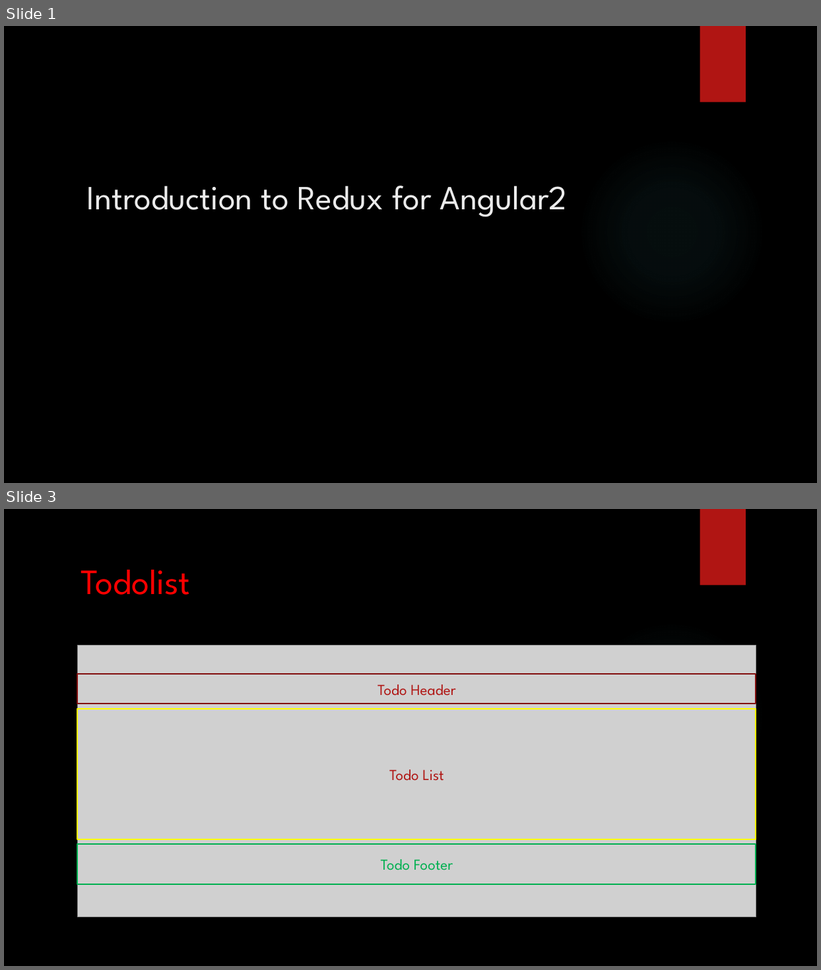
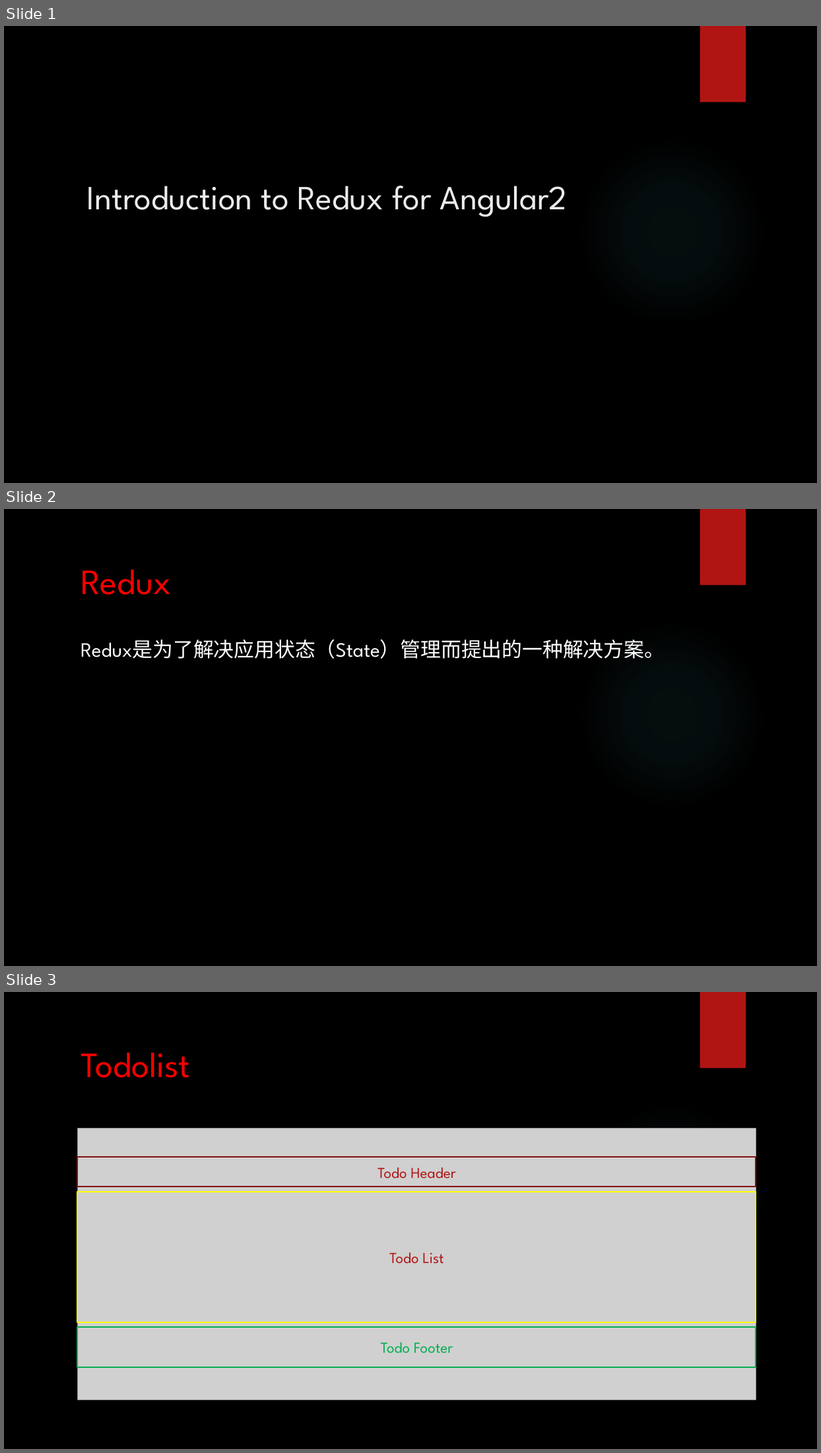
Before and after one commit to HideMode/angular4-todo, a slide deck: Introduction to Redux for Angular2.pptx. Shown one above the other, each under a label of ours: slides 1 and 3 before the commit, slides 1, 2 and 3 after it; the slides between them are not shown. The pictures are 821x970 and 821x1453 pixels, drawn with LibreOffice and Linux fonts; fonts in the diff are those of the drawing; grey boxes stand for pictures; background and template pictures are left out. Boxes give left, top, right and bottom in pixels: in the first picture for what was removed or moved away, otherwise in the second. Text is boxed around its words. In the diff, an @@ line names an element or a change of style, - is before the commit and + after.

```diff
--- a/Introduction to Redux for Angular2.pptx
+++ b/Introduction to Redux for Angular2.pptx
@@ slide 2 added at box(4, 509, 817, 966), background picture (left out); not listed: 2 template elements that a slide beside it also shows @@
@@ title added at box(81, 570, 171, 595), 42 pt, text #FF0000 @@
+Redux
@@ text added at box(81, 639, 665, 659), 24 pt, text #FFFFFF @@
+Redux是为了解决应用状态（State）管理而提出的一种解决方案。
```
Also in this commit, not shown: 1 slide changed, 1 other slide added, 1 slide removed, 8 other files.
